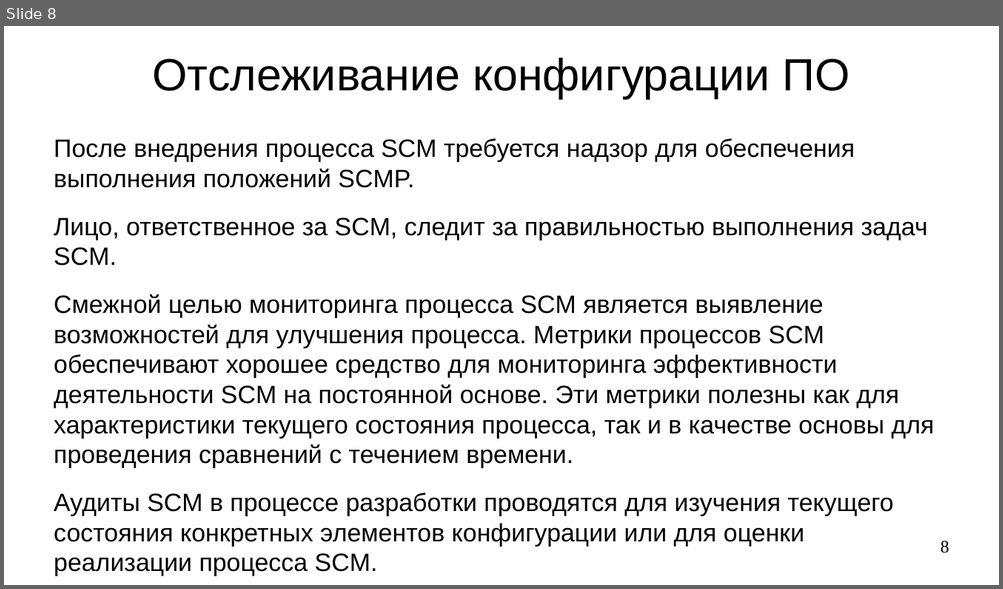
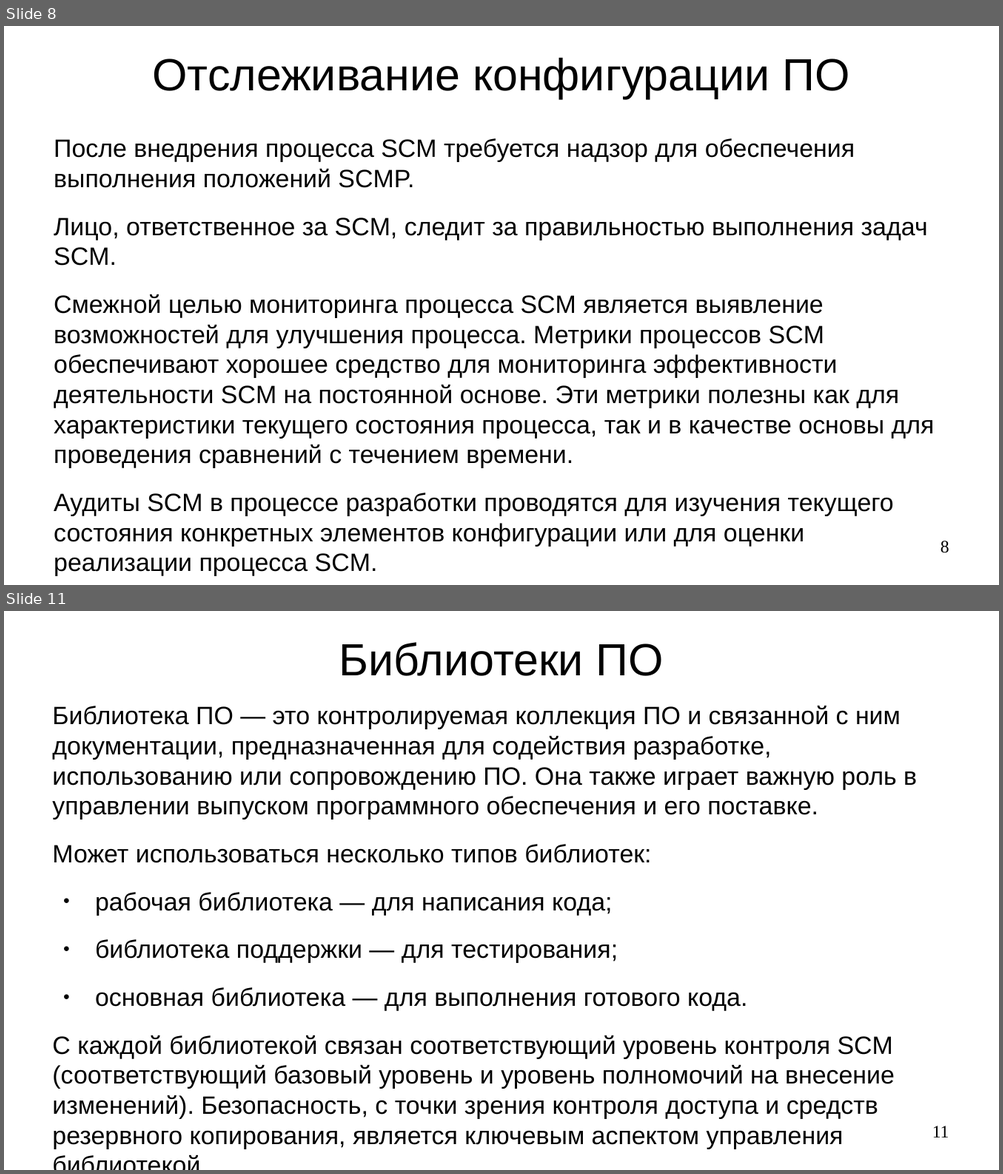
Before and after one commit to steelcraft/stud-lab, a slide deck: Лекции/CASWE01#L6.odp. Shown one above the other, each under a label of ours: slide 8 before the commit, slides 8 and 11 after it; the slides between them are not shown. The pictures are 1003x589 and 1003x1174 pixels, drawn with LibreOffice and Linux fonts; fonts in the diff are those of the drawing. Boxes give left, top, right and bottom in pixels: in the first picture for what was removed or moved away, otherwise in the second. Text is boxed around its words. In the diff, an @@ line names an element or a change of style, - is before the commit and + after.

```diff
--- a/Лекции/CASWE01#L6.odp
+++ b/Лекции/CASWE01#L6.odp
@@ slide 11 added at (4,611,999,1170), background #FFFFFF @@
@@ title added at (339,642,663,676), 36 pt, text #000000 @@
+Библиотеки ПО
@@ text added at (52,706,916,1149), 20 pt, text #000000 @@
+Библиотека ПО — это контролируемая коллекция ПО и связанной с ним документации, предназначенная для содействия разработке, использованию или сопровождению ПО. Она также играет важную роль в управлении выпуском программного обеспечения и его поставке.
+Может использоваться несколько типов библиотек:
+● рабочая библиотека — для написания кода;
+● библиотека поддержки — для тестирования;
+● основная библиотека — для выполнения готового кода.
+С каждой библиотекой связан соответствующий уровень контроля SCM (соответствующий базовый уровень и уровень полномочий на внесение изменений). Безопасность, с точки зрения контроля доступа и средств резервного копирования, является ключевым аспектом управления библиотекой.
@@ page number added at (932,1126,949,1138), 14 pt, text #000000 @@
+11
```
Also in this commit, not shown: 2 other slides added.
